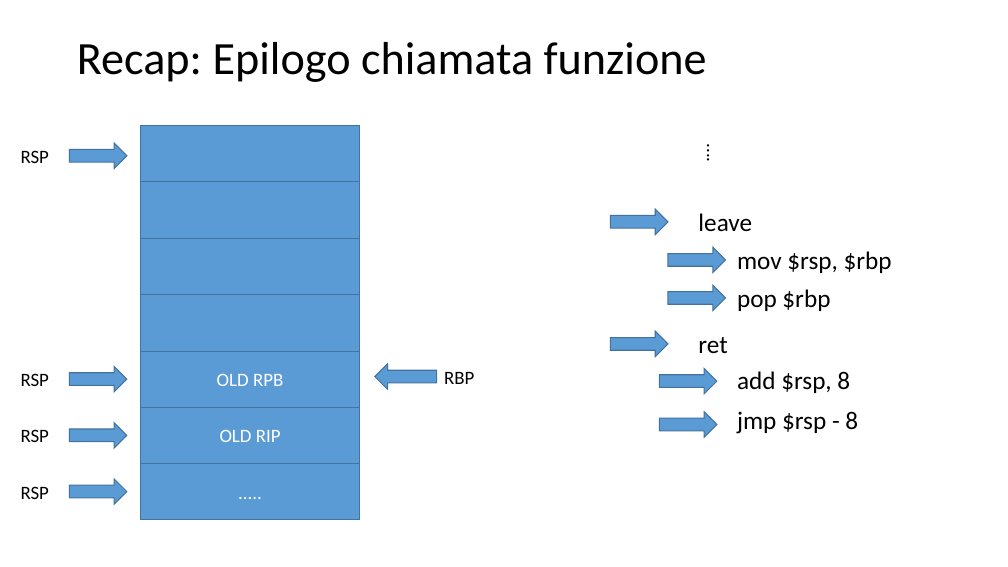
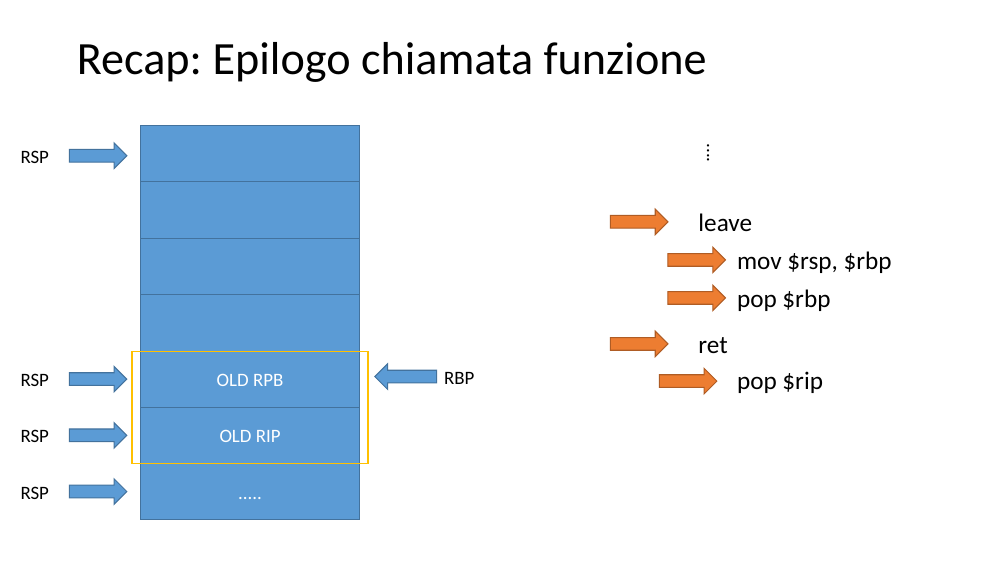
Before and after one commit to galatolofederico/rop-ret2libc, a slide deck: slide 3 of slides.pptx. Drawn at 1008x567 pixels with LibreOffice and Linux fonts; fonts in the diff are those of the drawing. Boxes give left, top, right and bottom in pixels: in the first picture for what was removed or moved away, otherwise in the second. Text is boxed around its words. In the diff, an @@ line names an element or a change of style, - is before the commit and + after.

Commit message:
slides update

```diff
--- a/slides.pptx
+++ b/slides.pptx
@@ rectangle added at [132, 352, 368, 464], outline #FFC000 1.5 pt @@
@@ fill #5B9BD5 to #ED7D31; outline #43739E 1 pt to #AF5C24 1 pt in 5 elements at [610, 209, 668, 235], [668, 247, 726, 273], [668, 285, 726, 311], [610, 331, 668, 357], [659, 368, 717, 394] @@
@@ text at [737, 371, 823, 393]: text changed @@
-add $rsp, 8
+pop $rip
@@ right arrow removed at [659, 412, 717, 438] @@
@@ text removed at [737, 411, 858, 434] @@
-jmp $rsp - 8
```
Also in this commit, not shown: 3 other slides changed.
